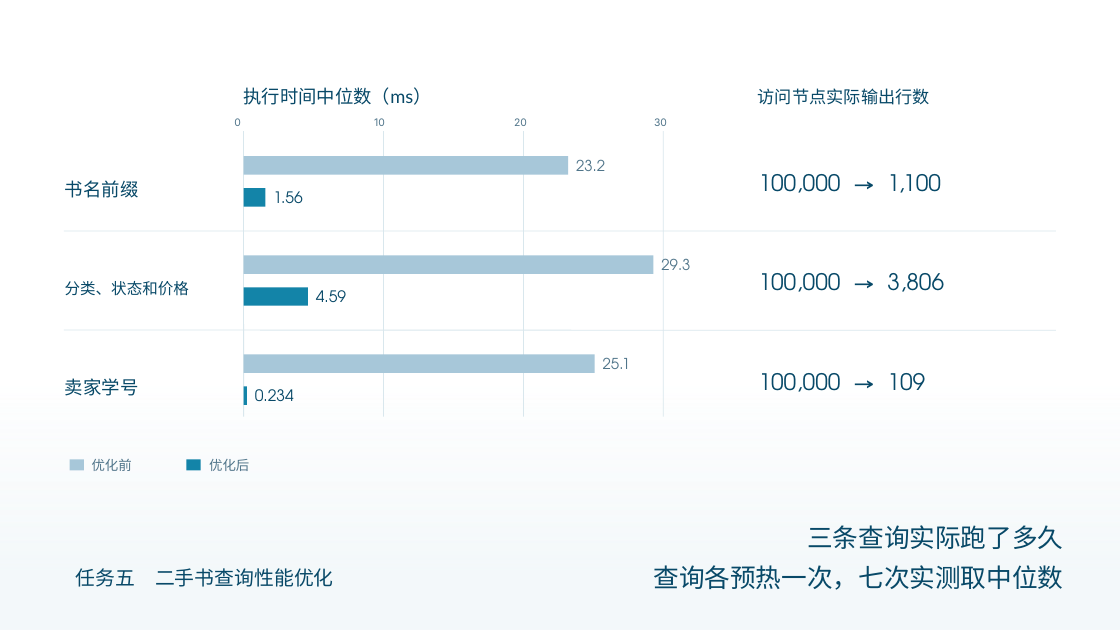
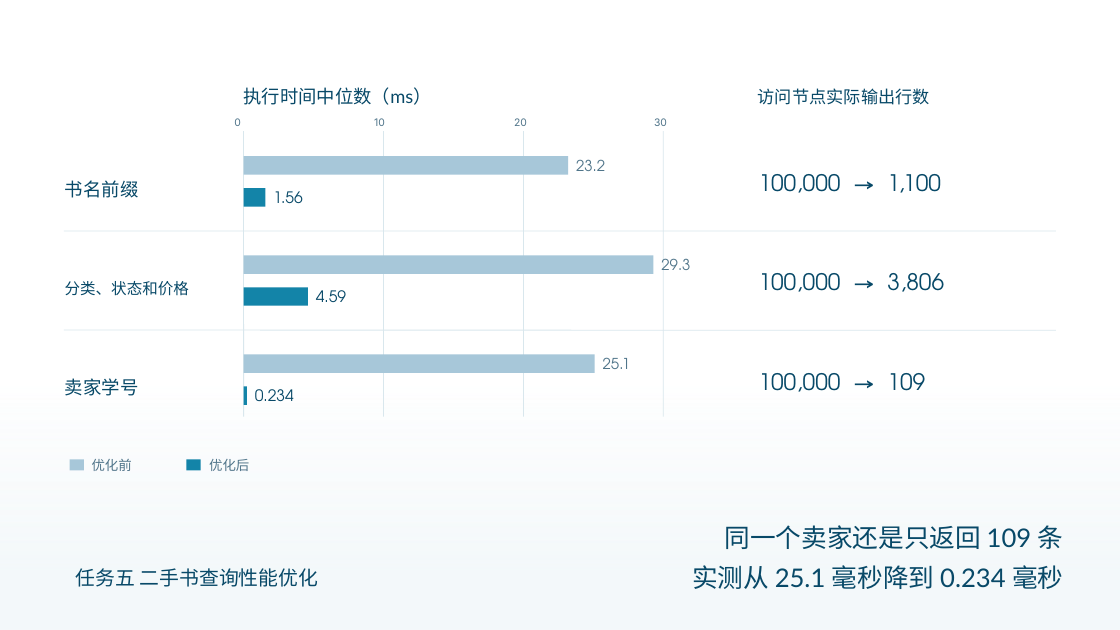
Before and after one commit to AurLemon/pageslip-demo, a slide deck: slide 6 of presentations/task-5-query-optimization.pptx. Drawn at 1120x630 pixels with LibreOffice and Linux fonts; fonts in the diff are those of the drawing. Boxes give left, top, right and bottom in pixels: in the first picture for what was removed or moved away, otherwise in the second. Text is boxed around its words. In the diff, an @@ line names an element or a change of style, - is before the commit and + after.

```diff
--- a/presentations/task-5-query-optimization.pptx
+++ b/presentations/task-5-query-optimization.pptx
@@ text at bbox=[725, 525, 1064, 549]: text changed @@
-三条查询实际跑了多久
+同一个卖家还是只返回 109 条
@@ text "任务五 二手书查询性能优化" rewrapped from bbox=[76, 568, 334, 587] to bbox=[76, 568, 319, 587] @@
@@ text at bbox=[692, 565, 1063, 589]: text changed @@
-查询各预热一次，七次实测取中位数
+实测从 25.1 毫秒降到 0.234 毫秒
```
Also in this commit, not shown: 17 other slides changed, 1 other file.
